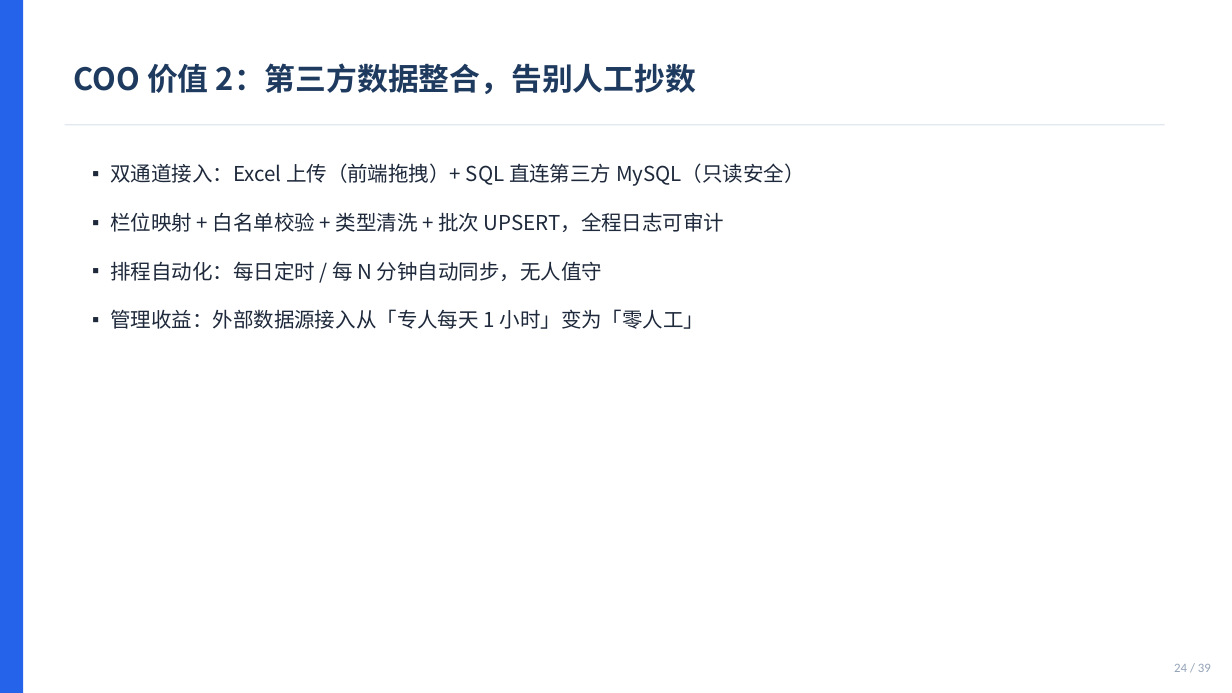
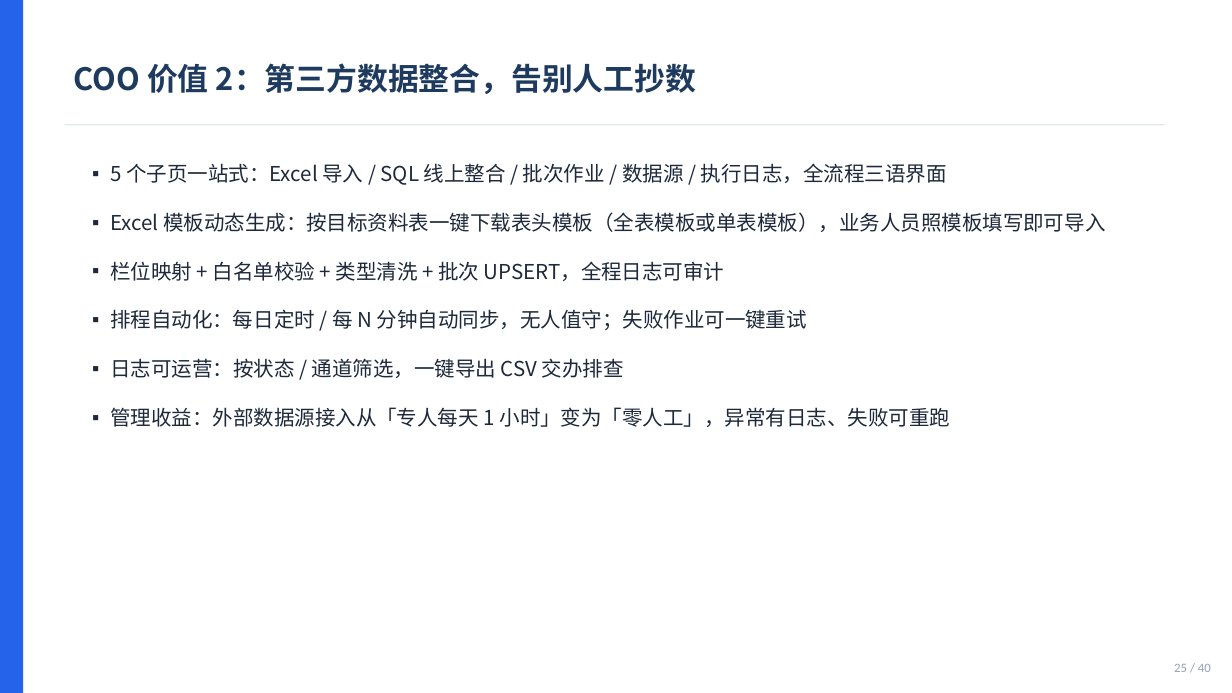
Before and after one commit to rocky1953/ERMM-finance-system, a slide deck: slide 25 of docs/ERMM_高管價值簡報_CEO_CFO_COO_CTO.pptx (slide 24 before the commit). Drawn at 1232x693 pixels with LibreOffice and Linux fonts; fonts in the diff are those of the drawing. Boxes give left, top, right and bottom in pixels: in the first picture for what was removed or moved away, otherwise in the second. Text is boxed around its words. In the diff, an @@ line names an element or a change of style, - is before the commit and + after.

Commit message:
docs: 同步系统手册、角色操作手册、架构图与高管简报

```diff
--- a/docs/ERMM_高管價值簡報_CEO_CFO_COO_CTO.pptx
+++ b/docs/ERMM_高管價值簡報_CEO_CFO_COO_CTO.pptx
@@ text at (110, 163, 1105, 232): text changed @@
-▪ 双通道接入：Excel 上传（前端拖拽）+ SQL 直连第三方 MySQL（只读安全）
+▪ 5 个子页一站式：Excel 导入 / SQL 线上整合 / 批次作业 / 数据源 / 执行日志，全流程三语界面
+▪ Excel 模板动态生成：按目标资料表一键下载表头模板（全表模板或单表模板），业务人员照模板填写即可导入
@@ text at (110, 309, 951, 427): text changed @@
-▪ 排程自动化：每日定时 / 每 N 分钟自动同步，无人值守
-▪ 管理收益：外部数据源接入从「专人每天 1 小时」变为「零人工」
+▪ 排程自动化：每日定时 / 每 N 分钟自动同步，无人值守；失败作业可一键重试
+▪ 日志可运营：按状态 / 通道筛选，一键导出 CSV 交办排查
+▪ 管理收益：外部数据源接入从「专人每天 1 小时」变为「零人工」，异常有日志、失败可重跑
@@ text at (1174, 664, 1211, 672): text changed @@
-24 / 39
+25 / 40
```
Also in this commit, not shown: 33 other slides changed, 1 slide added, 28 other files.
